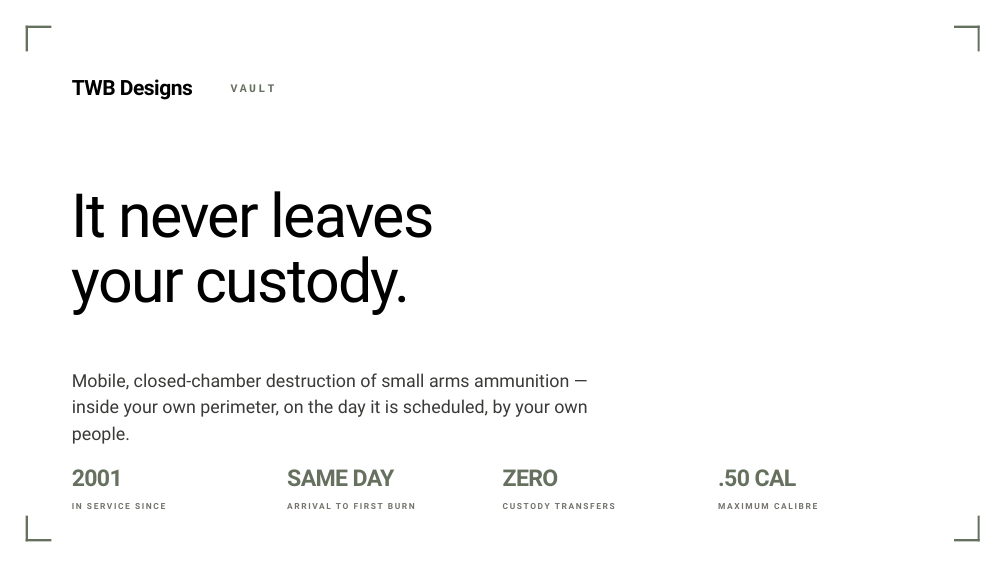
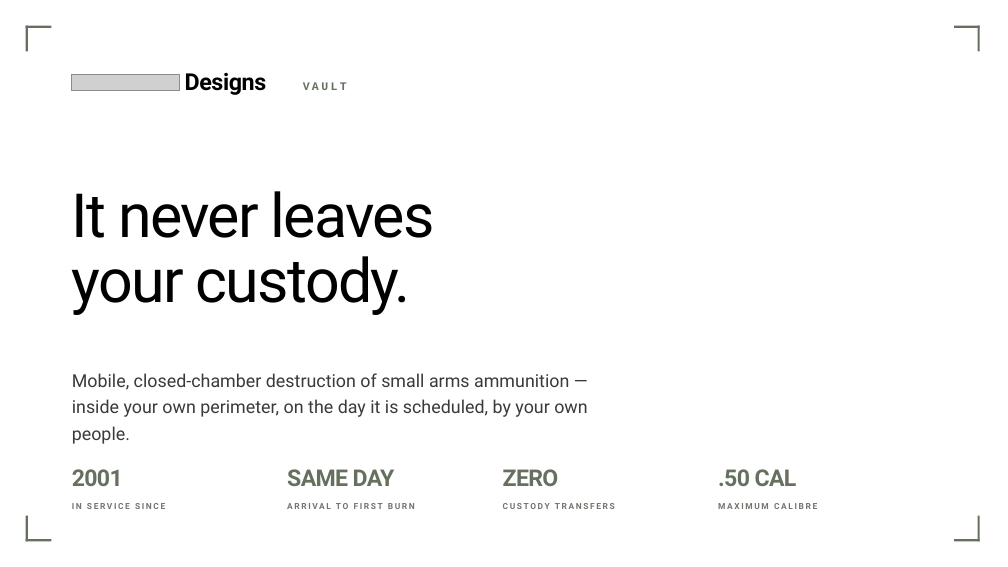
Before and after one commit to tomyouzwyshyn/TWB-Designs, a slide deck: slide 1 of deck/TWB_Vault_Capability_Brief.pptx. Drawn at 1008x567 pixels with LibreOffice and Linux fonts; fonts in the diff are those of the drawing; grey boxes stand for pictures. Boxes give left, top, right and bottom in pixels: in the first picture for what was removed or moved away, otherwise in the second. Text is boxed around its words. In the diff, an @@ line names an element or a change of style, - is before the commit and + after.

```diff
--- a/deck/TWB_Vault_Capability_Brief.pptx
+++ b/deck/TWB_Vault_Capability_Brief.pptx
@@ picture added at (72, 74, 180, 91) @@
@@ text at (185, 73, 267, 95): text changed; size 20 to 22.2 pt @@
-TWB Designs
+Designs
@@ text "Designs" at (185, 73, 267, 95): vertical alignment middle to bottom @@
@@ text "VAULT": place and size @@
-text "VAULT" at (231, 84, 275, 92)
+text "VAULT" at (303, 82, 347, 90)
```
Also in this commit, not shown: 9 other files.
